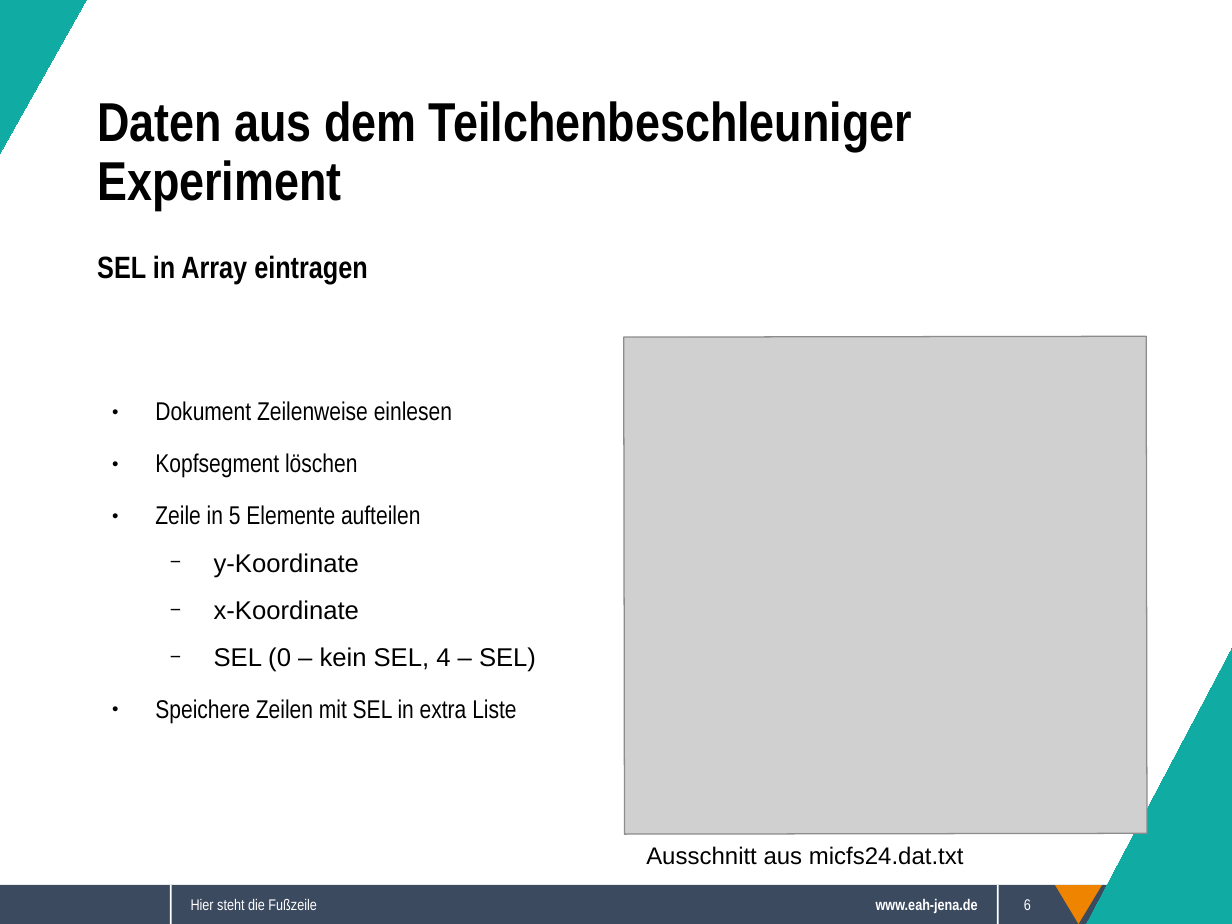
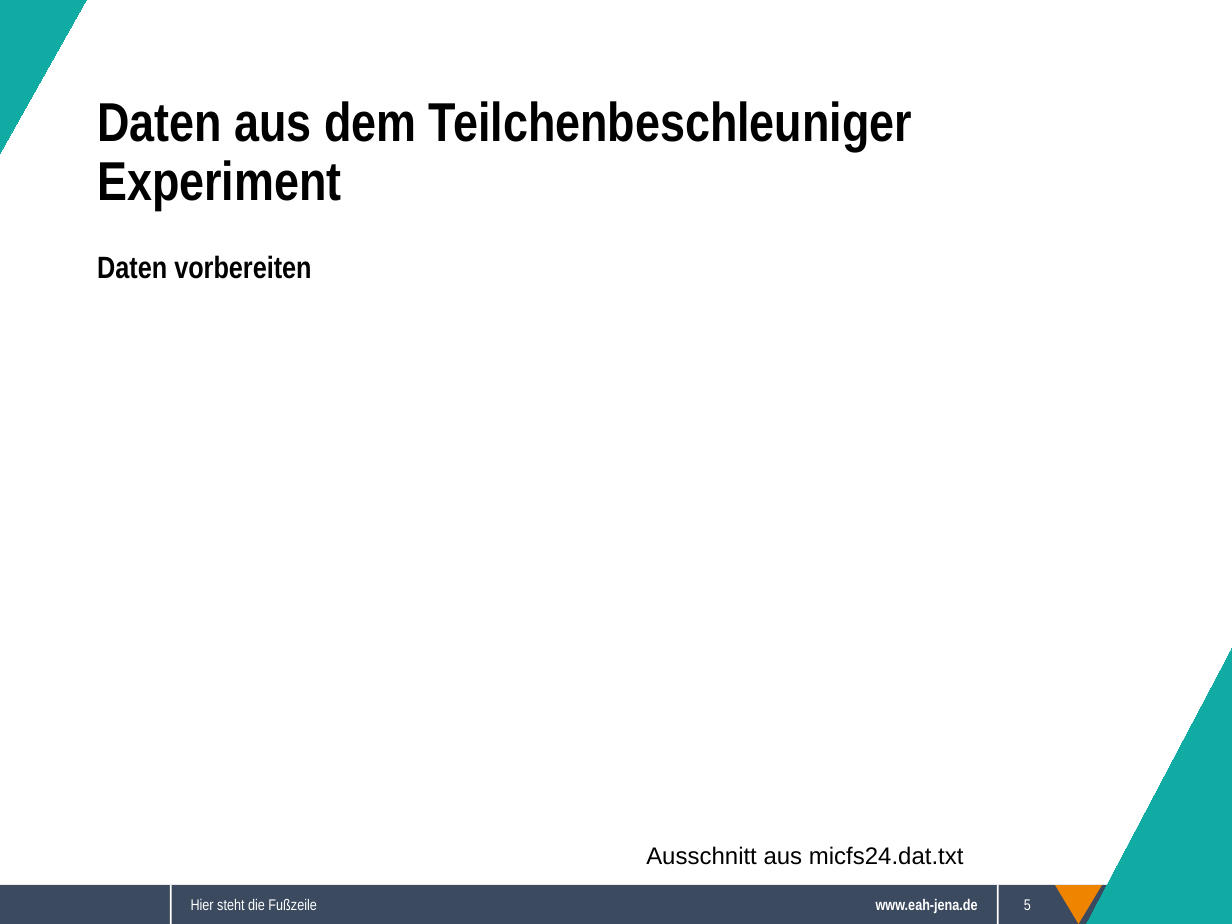
Before and after one commit to Sappy5053/Komplexpraktikum, a slide deck: slide 5 of Präsentation.odp (slide 6 before the commit). Drawn at 1232x924 pixels with LibreOffice and Linux fonts; fonts in the diff are those of the drawing; grey boxes stand for pictures; background and template pictures are left out. Boxes give left, top, right and bottom in pixels: in the first picture for what was removed or moved away, otherwise in the second. Text is boxed around its words. In the diff, an @@ line names an element or a change of style, - is before the commit and + after.

```diff
--- a/Präsentation.odp
+++ b/Präsentation.odp
@@ text at <box>97,255,311,279</box>: text changed @@
-SEL in Array eintragen
+Daten vorbereiten
@@ picture removed at <box>624,336,1147,833</box> @@
@@ text removed at <box>155,401,536,724</box> @@
-● Dokument Zeilenweise einlesen
-● Kopfsegment löschen
-● Zeile in 5 Elemente aufteilen
-  − y-Koordinate
-  − x-Koordinate
-  − SEL (0 – kein SEL, 4 – SEL)
-● Speichere Zeilen mit SEL in extra Liste
@@ page number at <box>1024,899,1031,910</box>: text changed @@
-6
+5
```
Also in this commit, not shown: 1 other slide changed, 3 slides added, 17 other files.
